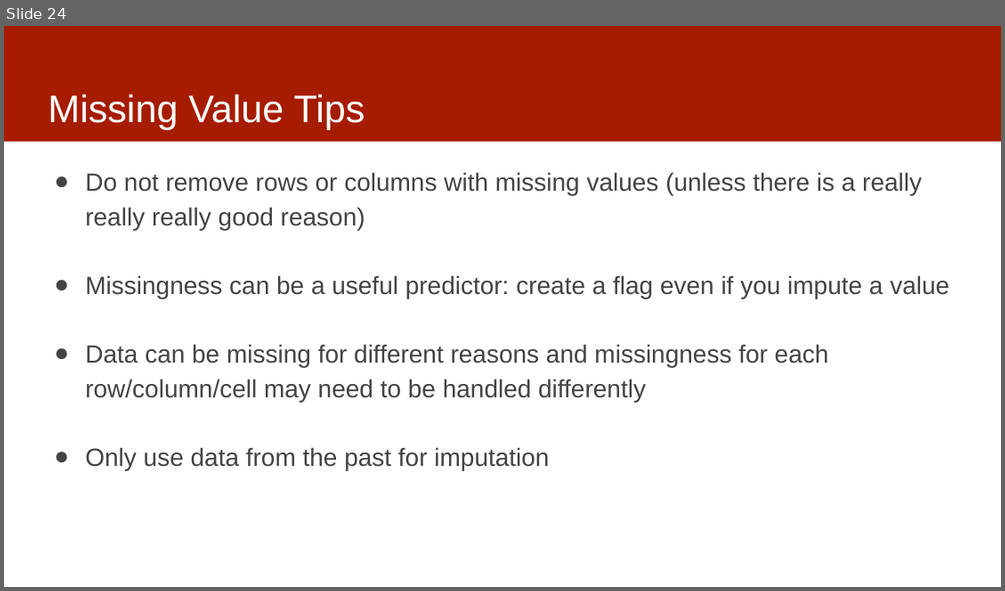
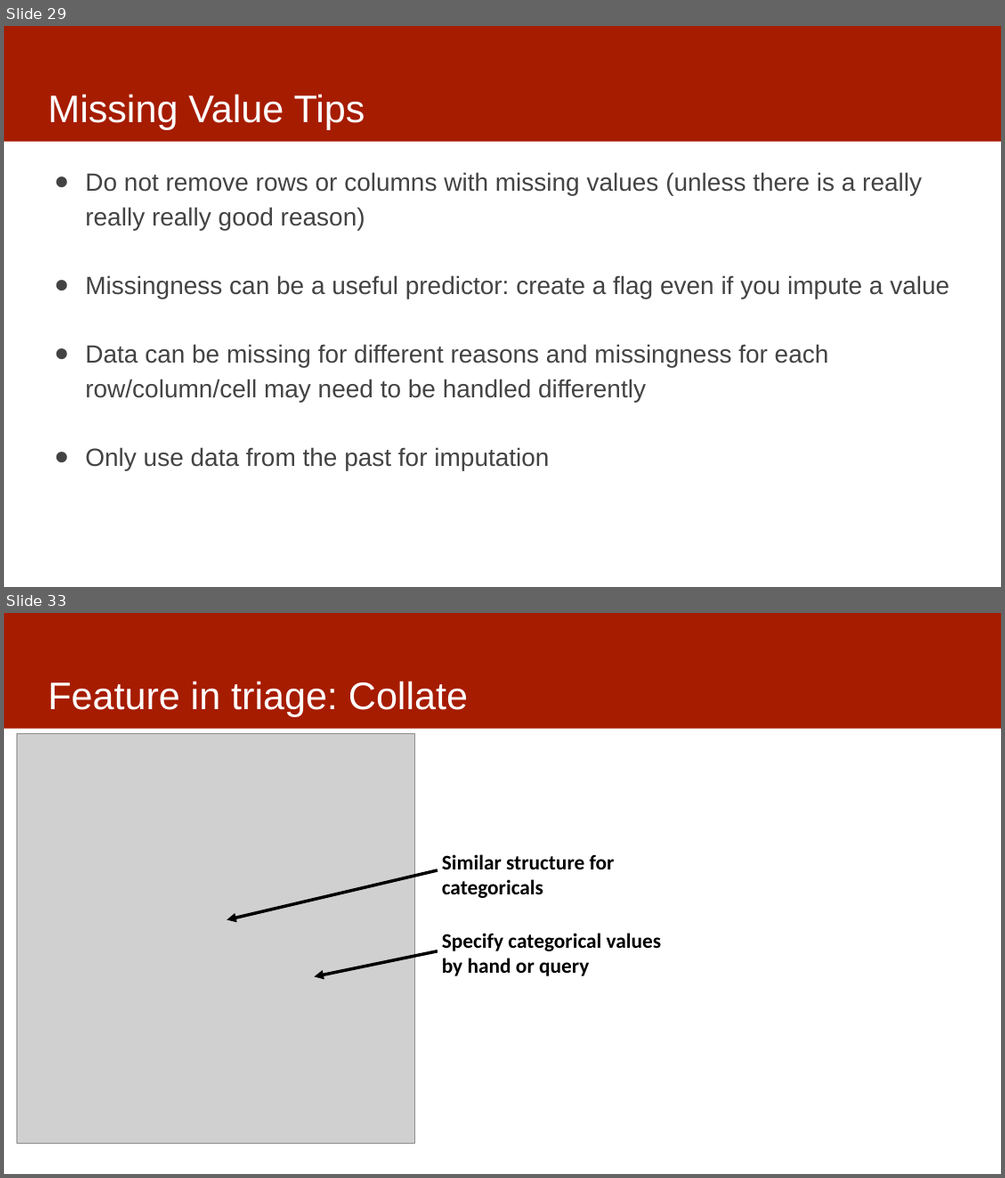
Before and after one commit to dssg/mlforpublicpolicylab, a slide deck: 07 - Features/features-and-imputation.pptx. Shown one above the other, each under a label of ours: slide 24 before the commit, slides 29 and 33 after it; the slides between them are not shown. The pictures are 1005x591 and 1005x1178 pixels, drawn with LibreOffice and Linux fonts; fonts in the diff are those of the drawing; grey boxes stand for pictures. Boxes give left, top, right and bottom in pixels: in the first picture for what was removed or moved away, otherwise in the second. Text is boxed around its words. In the diff, an @@ line names an element or a change of style, - is before the commit and + after.

Commit message:
updates to features slides

```diff
--- a/07 - Features/features-and-imputation.pptx
+++ b/07 - Features/features-and-imputation.pptx
@@ slide 33 added at (4,613,1001,1174), background #FFFFFF; not listed: 1 template element that a slide beside it also shows @@
@@ title added at (48,681,468,717), 37 pt, text #FFFFFF @@
+Feature in triage: Collate
@@ picture added at (17,733,415,1143) @@
@@ arrow added from (437, 870) to (226, 919), #000000 3 pt @@
@@ text added at (442,854,615,898), 20 pt, text #000000, bold @@
+Similar structure for categoricals
@@ text added at (442,933,662,976), 20 pt, text #000000, bold @@
+Specify categorical values by hand or query
@@ arrow added from (437, 951) to (315, 976), #000000 3 pt @@
@@ what was slide 24 is now slide 29 @@
```
Also in this commit, not shown: 9 slides changed, 8 other slides added.
